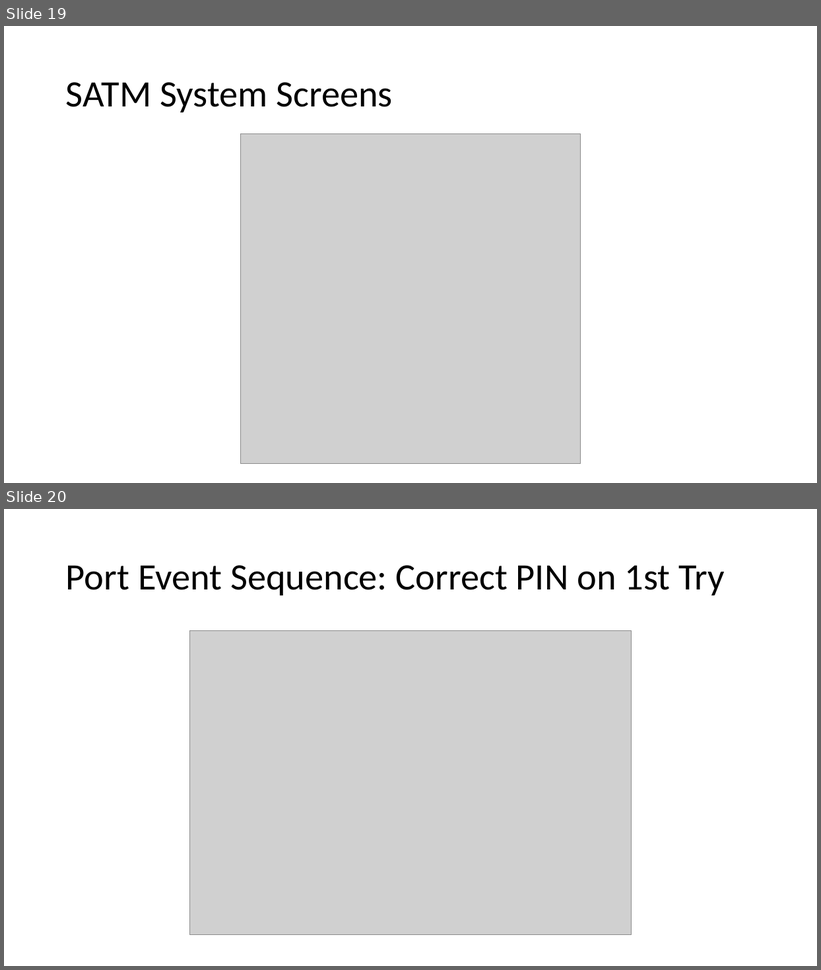
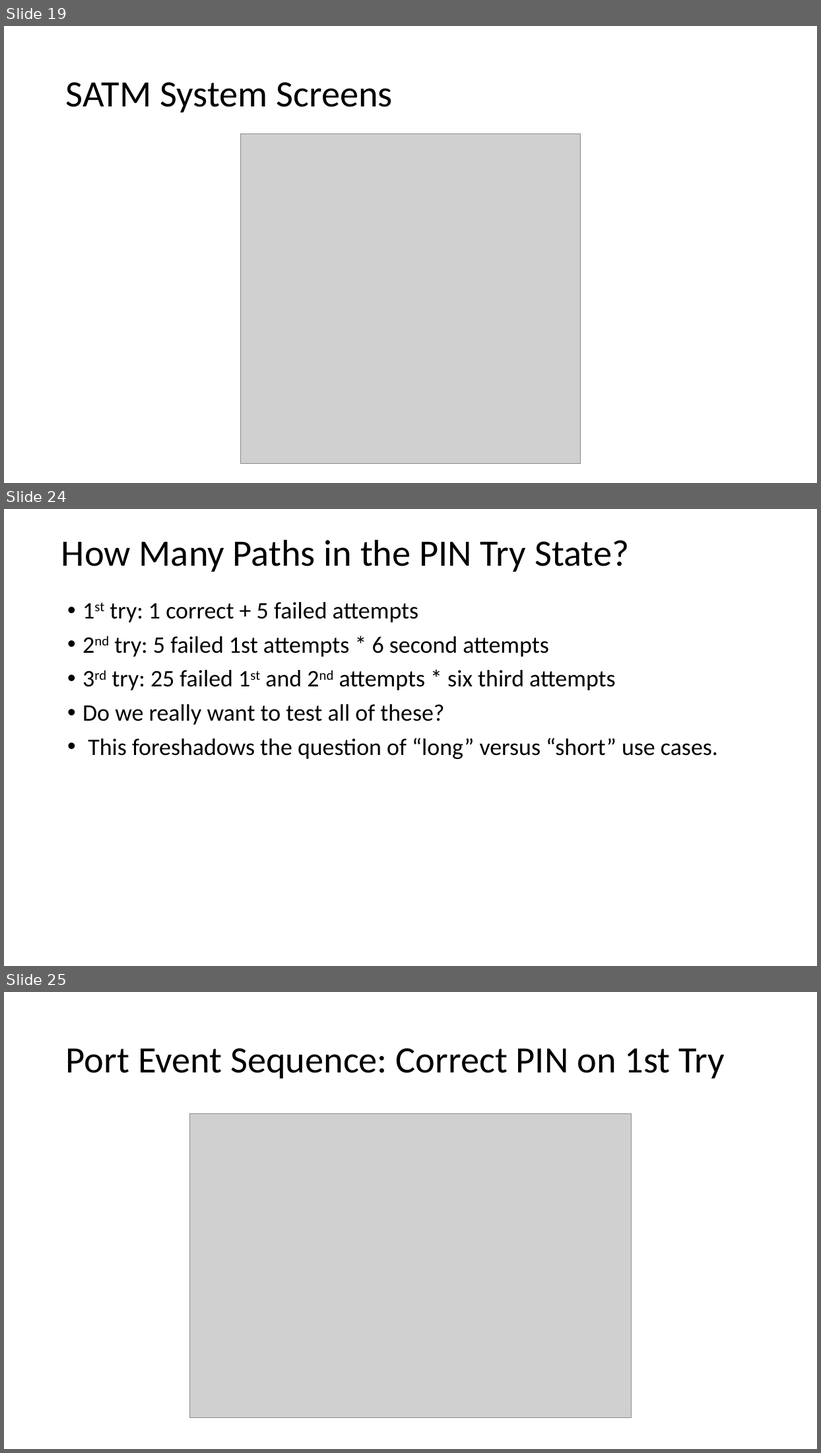
Before and after one commit to malenezi/malenezi, a slide deck: SE401/Lectures/8-Integration, System and Regression Testing/2-System Testing.pptx. Shown one above the other, each under a label of ours: slides 19 and 20 before the commit, slides 19, 24 and 25 after it; the slides between them are not shown. The pictures are 821x970 and 821x1453 pixels, drawn with LibreOffice and Linux fonts; fonts in the diff are those of the drawing; grey boxes stand for pictures. Boxes give left, top, right and bottom in pixels: in the first picture for what was removed or moved away, otherwise in the second. Text is boxed around its words. In the diff, an @@ line names an element or a change of style, - is before the commit and + after.

```diff
--- a/SE401/Lectures/8-Integration, System and Regression Testing/2-System Testing.pptx
+++ b/SE401/Lectures/8-Integration, System and Regression Testing/2-System Testing.pptx
@@ slide 24 added at <box>4,509,817,966</box>, background #FFFFFF @@
@@ title added at <box>61,539,629,572</box>, 44 pt, text #000000 @@
+How Many Paths in the PIN Try State?
@@ text added at <box>83,602,718,759</box>, 28 pt, text #000000 @@
+• 1st try: 1 correct + 5 failed attempts
+• 2nd try: 5 failed 1st attempts * 6 second attempts
+• 3rd try: 25 failed 1st and 2nd attempts * six third attempts
+• Do we really want to test all of these?
+• This foreshadows the question of “long” versus “short” use cases.
@@ what was slide 20 is now slide 25 @@
```
Also in this commit, not shown: 5 other slides added, 2 slides removed, 1 other file.
